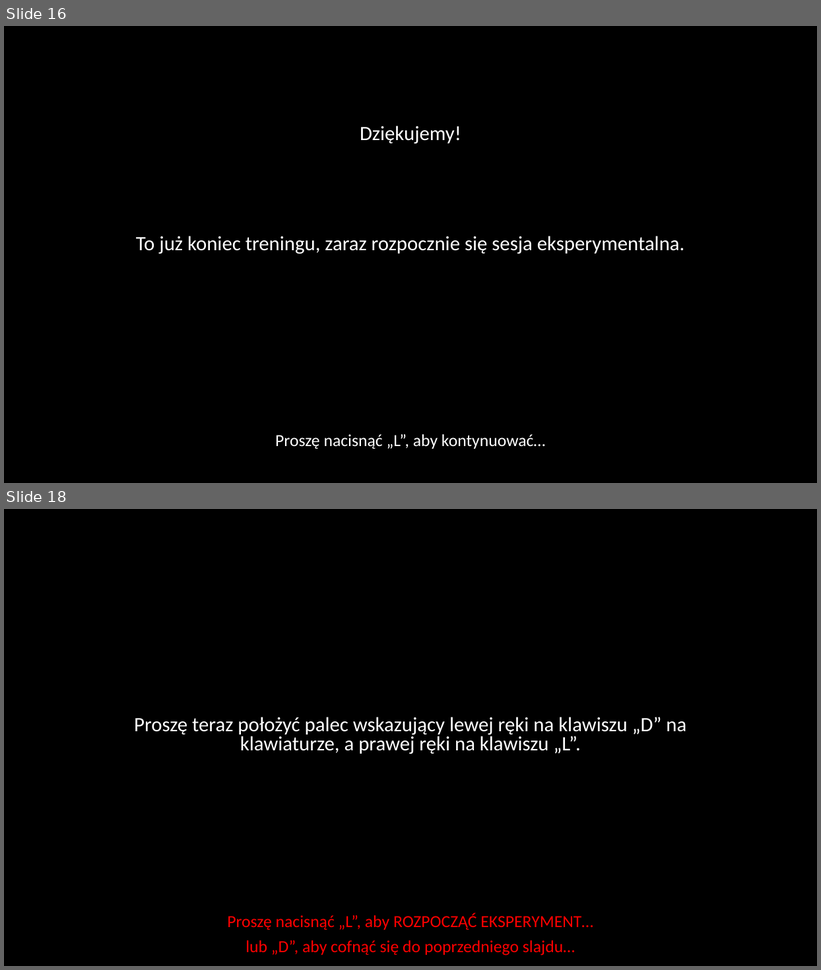
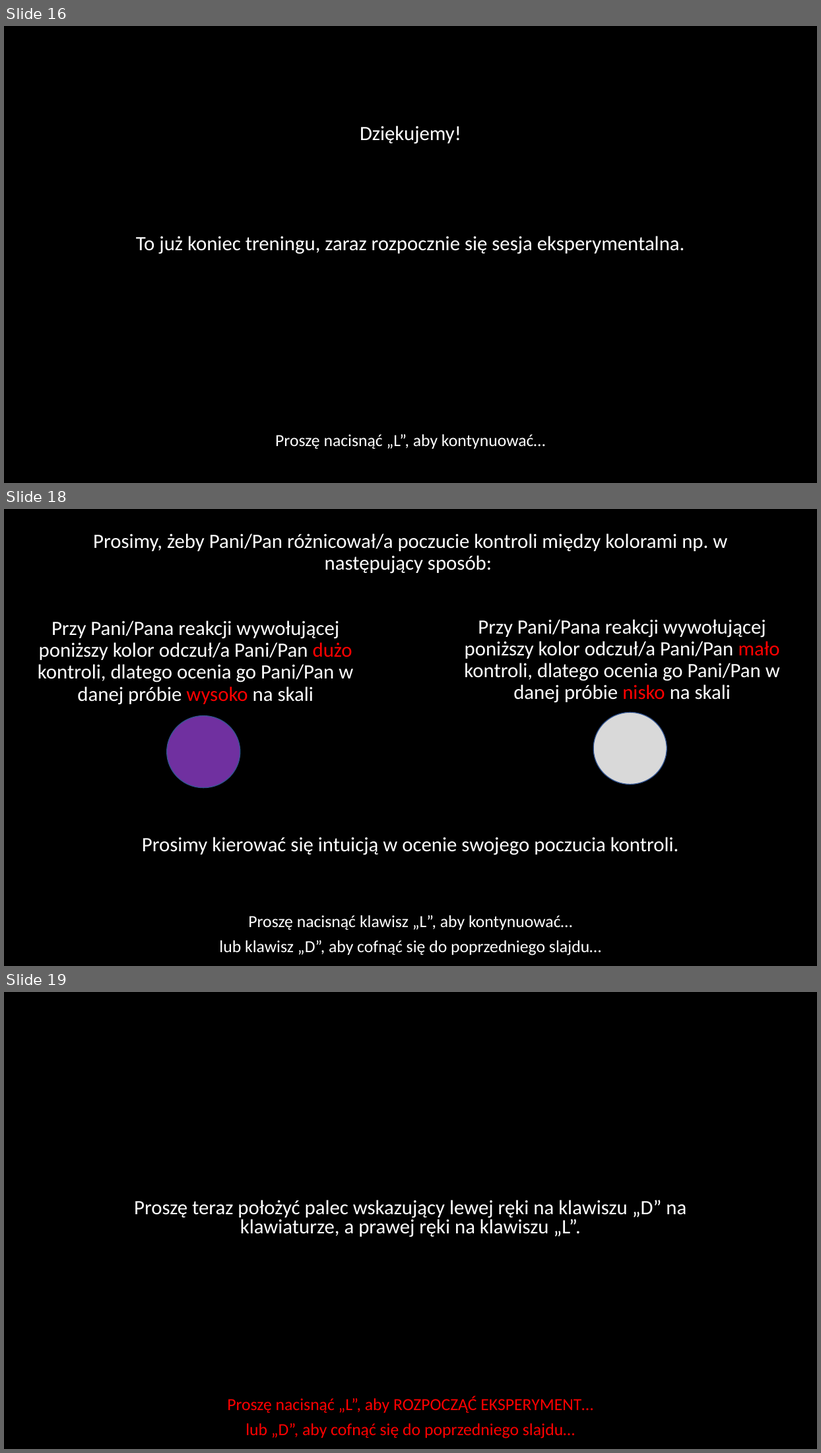
Before and after one commit to mmagnuski/senofag, a slide deck: EPRIME procedura png/Slajdy_proc1.pptx. Shown one above the other, each under a label of ours: slides 16 and 18 before the commit, slides 16, 18 and 19 after it; the slides between them are not shown. The pictures are 821x970 and 821x1453 pixels, drawn with LibreOffice and Linux fonts; fonts in the diff are those of the drawing. Boxes give left, top, right and bottom in pixels: in the first picture for what was removed or moved away, otherwise in the second. Text is boxed around its words. In the diff, an @@ line names an element or a change of style, - is before the commit and + after.

```diff
--- a/EPRIME procedura png/Slajdy_proc1.pptx
+++ b/EPRIME procedura png/Slajdy_proc1.pptx
@@ slide 18 added at <box>4,509,817,966</box>, background #000000 @@
@@ text added at <box>93,533,727,574</box>, 24 pt, text #FFFFFF @@
+Prosimy, żeby Pani/Pan różnicował/a poczucie kontroli między kolorami np. w następujący sposób:
@@ text added at <box>38,621,353,705</box>, 24 pt, text #FFFFFF @@
+Przy Pani/Pana reakcji wywołującej poniższy kolor odczuł/a Pani/Pan dużo kontroli, dlatego ocenia go Pani/Pan w danej próbie wysoko na skali
@@ text added at <box>464,619,780,703</box>, 24 pt, text #FFFFFF @@
+Przy Pani/Pana reakcji wywołującej poniższy kolor odczuł/a Pani/Pan mało kontroli, dlatego ocenia go Pani/Pan w danej próbie nisko na skali
@@ ellipse added at <box>167,716,240,788</box>, fill #7030A0, outline #325491 1 pt @@
@@ ellipse added at <box>594,713,667,785</box>, fill #D9D9D9, outline #325491 1 pt @@
@@ text added at <box>142,837,679,855</box>, 24 pt, text #FFFFFF @@
+Prosimy kierować się intuicją w ocenie swojego poczucia kontroli.
@@ text added at <box>219,916,601,956</box>, 20 pt, text #FFFFFF @@
+Proszę nacisnąć klawisz „L”, aby kontynuować…
+lub klawisz „D”, aby cofnąć się do poprzedniego slajdu…
@@ what was slide 18 is now slide 19 @@
```
Also in this commit, not shown: 4 slides changed, 23 other files.
